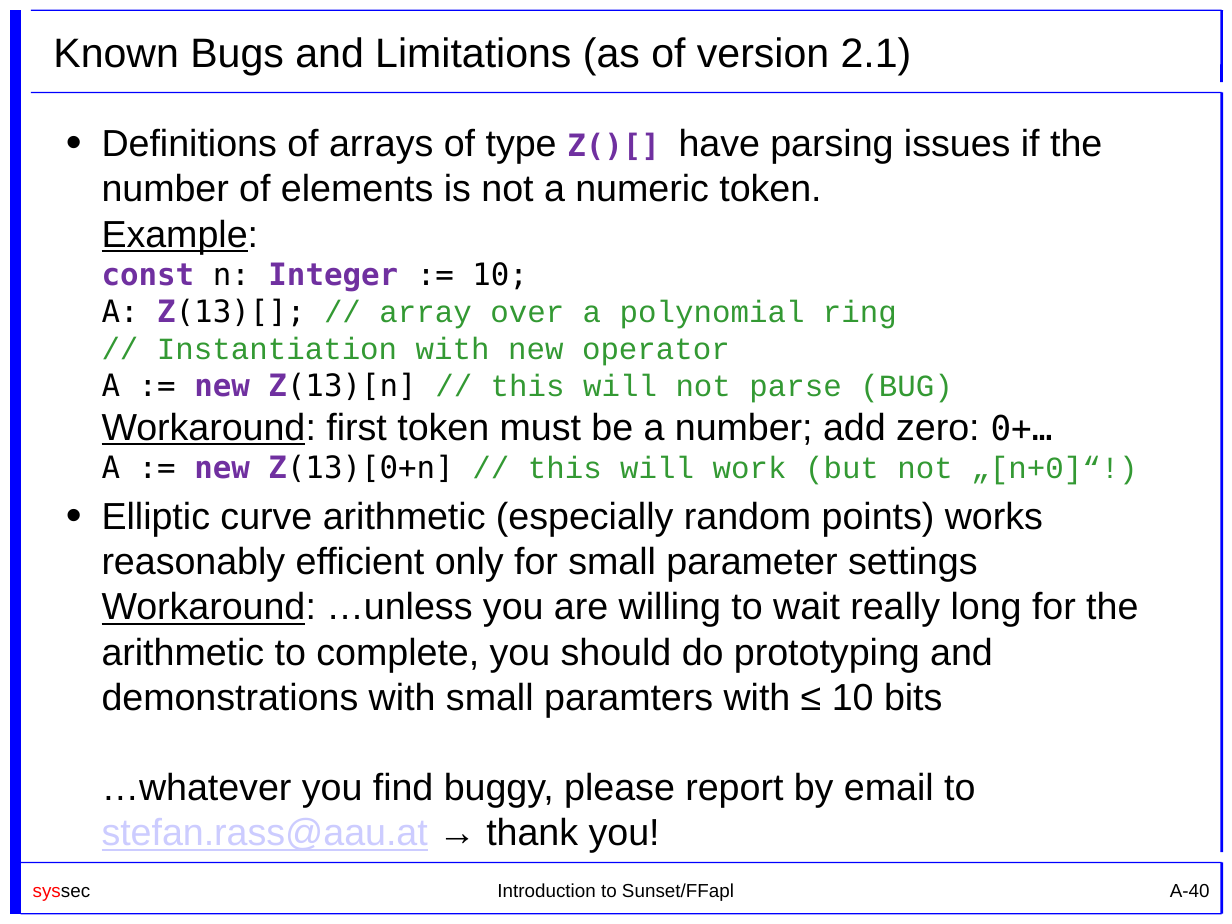
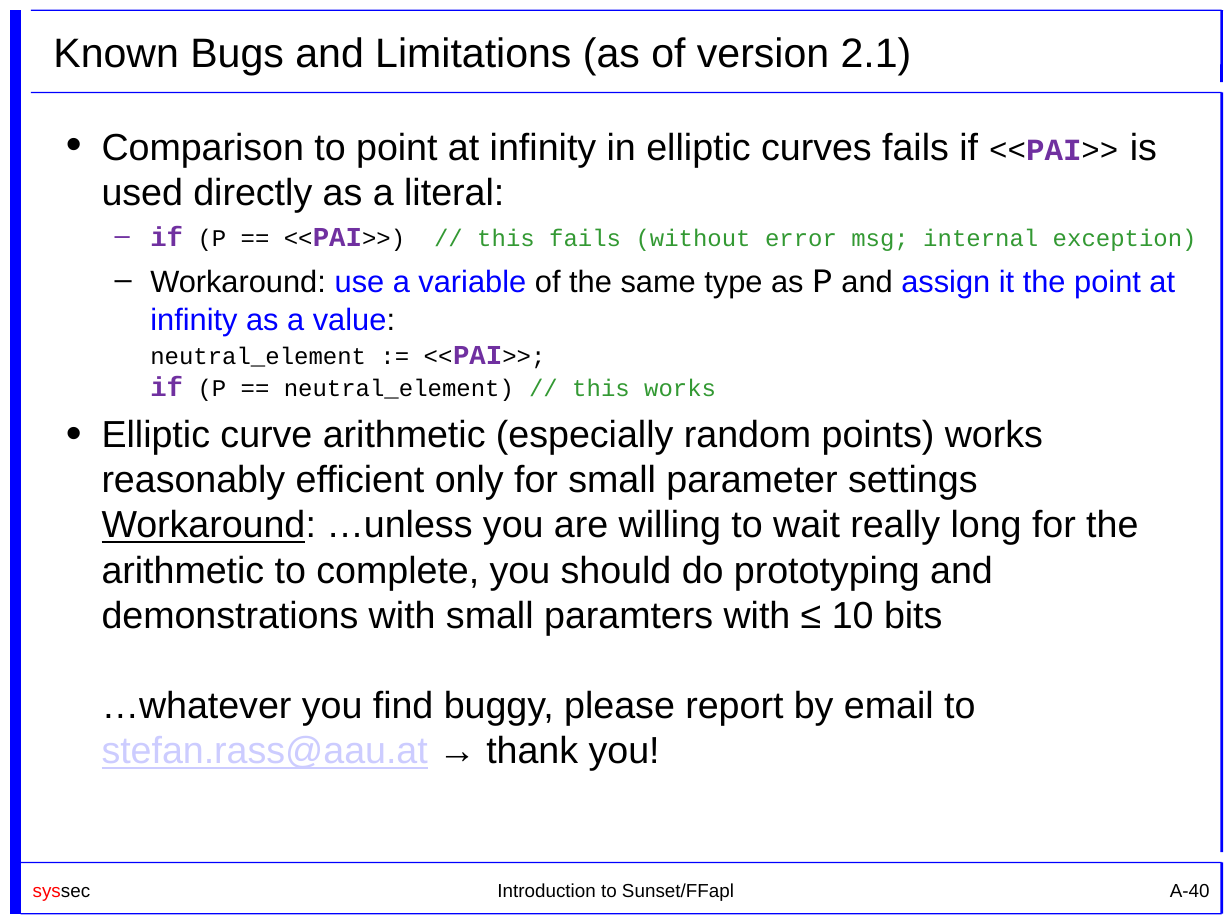
Before and after one commit to cryptool-org/cryptobrief, a slide deck: slide 40 of manual (drafts)/Sunset_Slides_UniKlu.pptx. Drawn at 1232x924 pixels with LibreOffice and Linux fonts; fonts in the diff are those of the drawing. Boxes give left, top, right and bottom in pixels: in the first picture for what was removed or moved away, otherwise in the second. Text is boxed around its words. In the diff, an @@ line names an element or a change of style, - is before the commit and + after.

Commit message:
* pulled bugfixes thanks to Manuel Langer (declaration of arrays of polynomial rings) * respective updates to manual slides

```diff
--- a/manual (drafts)/Sunset_Slides_UniKlu.pptx
+++ b/manual (drafts)/Sunset_Slides_UniKlu.pptx
@@ text at <box>102,132,1197,401</box>: text changed; size 18 to 14 pt @@
-• Definitions of arrays of type Z()[] have parsing issues if the number of elements is not a numeric token.
-  Example:
-  const n: Integer := 10;
-  A: Z(13)[]; // array over a polynomial ring
-  // Instantiation with new operator
-  A := new Z(13)[n] // this will not parse (BUG)
-  Workaround: first token must be a number; add zero: 0+…
-  A := new Z(13)[0+n] // this will work (but not „[n+0]“!)
+• Comparison to point at infinity in elliptic curves fails if <<PAI>> is used directly as a literal:
+  – if (P == <<PAI>>) // this fails (without error msg; internal exception)
+  – Workaround: use a variable of the same type as P and assign it the point at infinity as a value:
+    neutral_element := <<PAI>>;
+    if (P == neutral_element) // this works
```
Also in this commit, not shown: 1 other slide changed, 4 other files.
